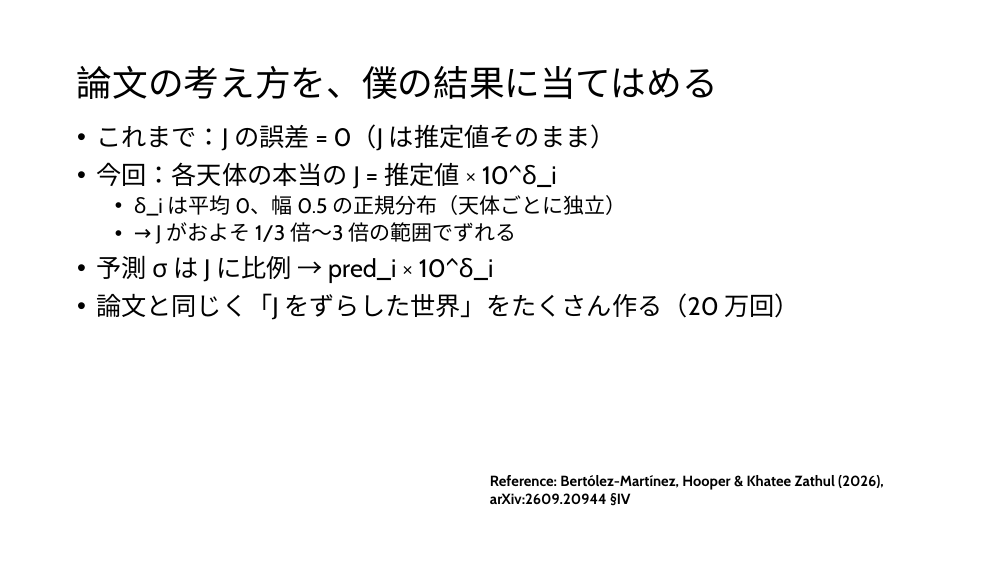
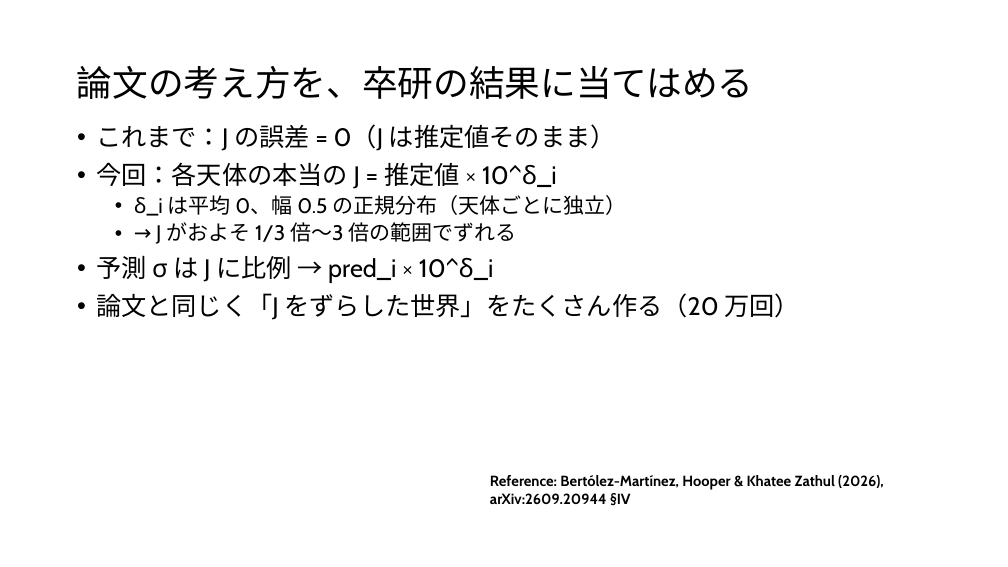
Before and after one commit to Mikann20041029/darkmatter-slides, a slide deck: slide 40 of slides/2026-10-03_研究進捗報告_claude_夕方版.pptx. Drawn at 1008x567 pixels with LibreOffice and Linux fonts; fonts in the diff are those of the drawing. Boxes give left, top, right and bottom in pixels: in the first picture for what was removed or moved away, otherwise in the second. Text is boxed around its words. In the diff, an @@ line names an element or a change of style, - is before the commit and + after.

Commit message:
slides: 本人の編集版を更新 (10-05 14:58)

```diff
--- a/slides/2026-10-03_研究進捗報告_claude_夕方版.pptx
+++ b/slides/2026-10-03_研究進捗報告_claude_夕方版.pptx
@@ title at bbox=[77, 66, 754, 99]: text changed @@
-論文の考え方を、僕の結果に当てはめる
+論文の考え方を、卒研の結果に当てはめる
```
